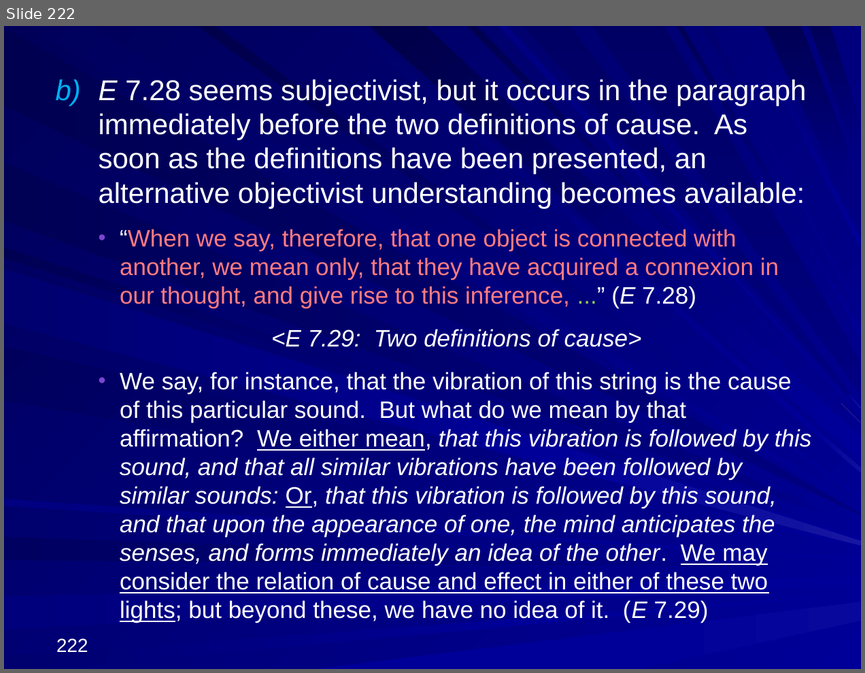
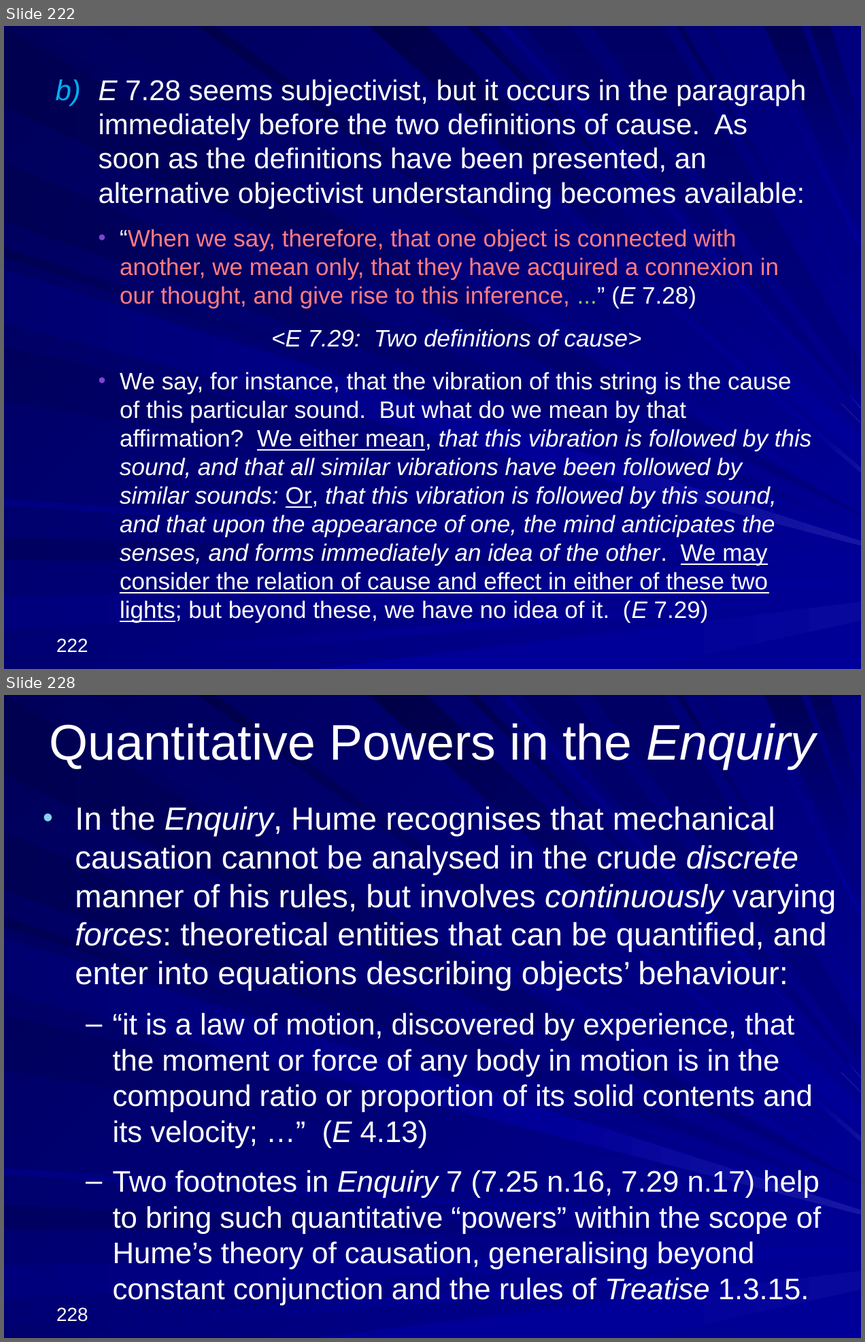
Before and after one commit to englishphilosophy/hume-texts-online, a slide deck: teaching/lectures/2025_Hume_MT_current.pptx. Shown one above the other, each under a label of ours: slide 222 before the commit, slides 222 and 228 after it; the slides between them are not shown. The pictures are 865x673 and 865x1342 pixels, drawn with LibreOffice and Linux fonts; fonts in the diff are those of the drawing. Boxes give left, top, right and bottom in pixels: in the first picture for what was removed or moved away, otherwise in the second. Text is boxed around its words. In the diff, an @@ line names an element or a change of style, - is before the commit and + after.

```diff
--- a/teaching/lectures/2025_Hume_MT_current.pptx
+++ b/teaching/lectures/2025_Hume_MT_current.pptx
@@ slide 228 added at [4,695,861,1338], background gradient #000078 to #000099; not listed: 37 template elements that a slide beside it also shows @@
@@ title added at [49,723,816,769], 42 pt, text #FFFFFF @@
+Quantitative Powers in the Enquiry
@@ text added at [75,806,836,1305], 25 pt, text #FFFFFF @@
+• In the Enquiry, Hume recognises that mechanical causation cannot be analysed in the crude discrete manner of his rules, but involves continuously varying forces: theoretical entities that can be quantified, and enter into equations describing objects’ behaviour:
+  – “it is a law of motion, discovered by experience, that the moment or force of any body in motion is in the compound ratio or proportion of its solid contents and its velocity; …” (E 4.13)
+  – Two footnotes in Enquiry 7 (7.25 n.16, 7.29 n.17) help to bring such quantitative “powers” within the scope of Hume’s theory of causation, generalising beyond constant conjunction and the rules of Treatise 1.3.15.
@@ page number added at [56,1307,88,1321], 16 pt, text #FFFFFF @@
+228
```
Also in this commit, not shown: 53 other slides added, 2 other files.
